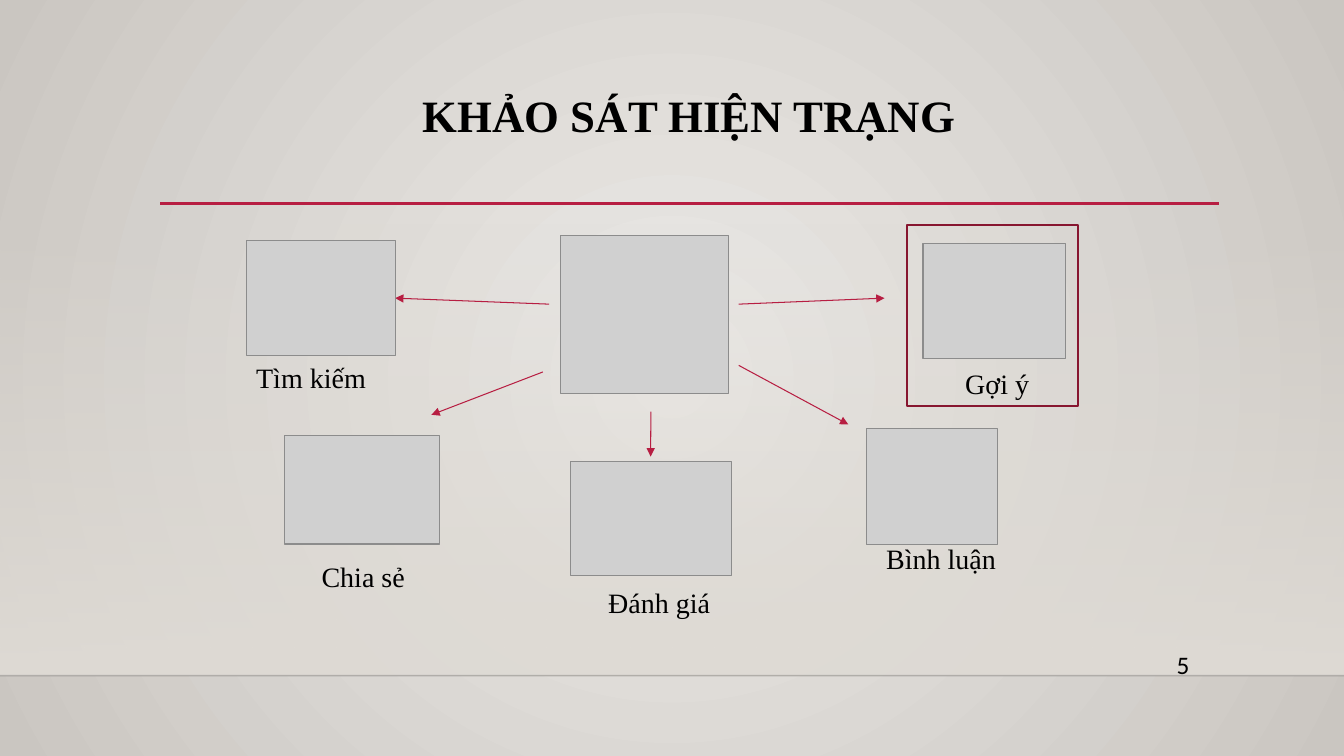
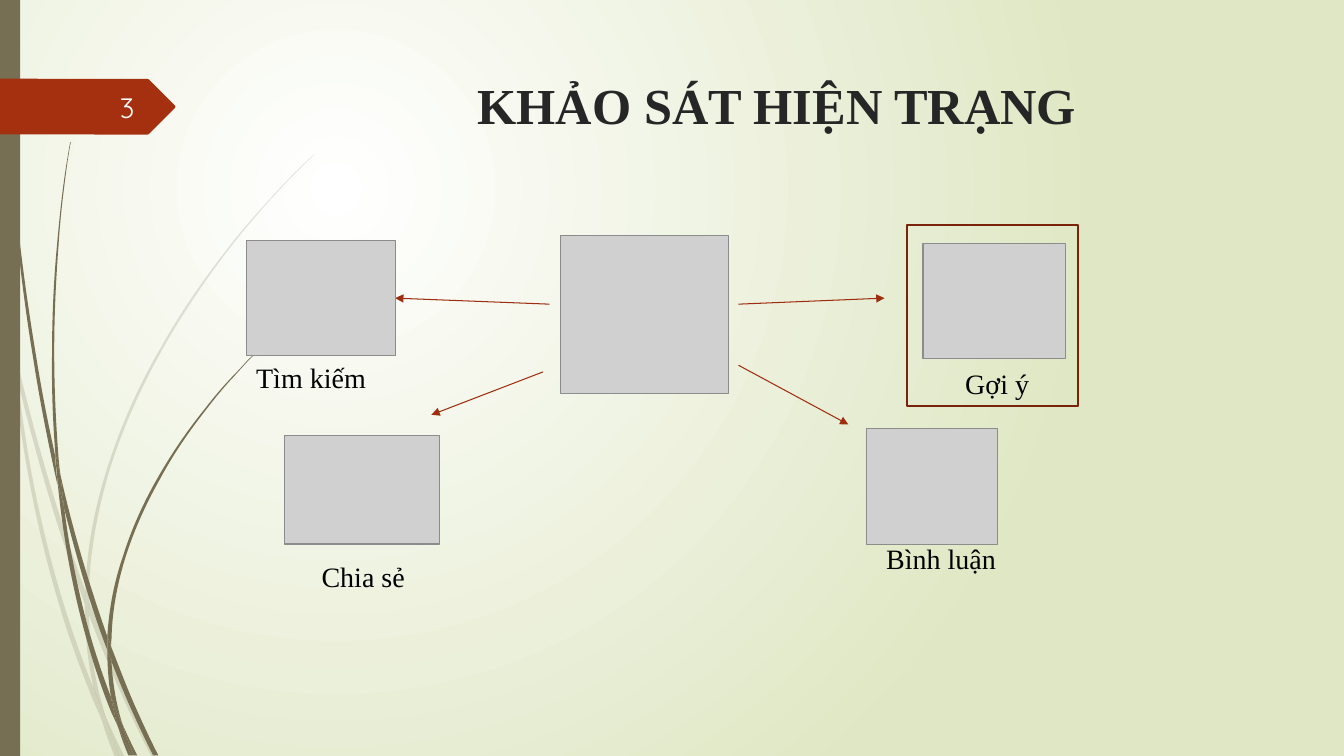
Before and after one commit to thecuong/timquanan, a slide deck: slide 3 of SlideThuyetTrinh.pptx (slide 6 before the commit). Drawn at 1344x756 pixels with LibreOffice and Linux fonts; fonts in the diff are those of the drawing; grey boxes stand for pictures; background and template pictures are left out. Boxes give left, top, right and bottom in pixels: in the first picture for what was removed or moved away, otherwise in the second. Text is boxed around its words. In the diff, an @@ line names an element or a change of style, - is before the commit and + after.

```diff
--- a/SlideThuyetTrinh.pptx
+++ b/SlideThuyetTrinh.pptx
@@ background gradient #ECEAE7 to #CAC7C1 to gradient #FFFFFF to #DFE8C4 @@
@@ rectangle added at [0,0,20,756], fill #766F54 @@
@@ freeform shape added at [0,79,175,134], fill #A53010 @@
@@ title "KHẢO SÁT HIỆN TRẠNG": place and size @@
-title "KHẢO SÁT HIỆN TRẠNG" at [423,98,955,141]
+title "KHẢO SÁT HIỆN TRẠNG" at [478,84,1076,134]
@@ title "KHẢO SÁT HIỆN TRẠNG" at [478,84,1076,134]: size 32 to 36 pt, text colour #000000 to #262626; line spacing 0.9 to 1 @@
@@ page number added at [120,98,135,119], 20 pt, text #FEFFFF @@
+3
@@ line removed from (160, 204) to (1220, 204) @@
@@ rectangle removed at [0,223,1344,676] @@
@@ rectangle at [907,225,1078,406]: outline #871631 1.25 pt to #7A240C 1.25 pt @@
@@ arrow (549, 304) - (395, 298): stroke #B71E42 0.75 pt to #9E2E0F 0.75 pt @@
@@ arrow (739, 304) - (885, 298): stroke #B71E42 0.75 pt to #9E2E0F 0.75 pt @@
@@ arrow (543, 372) - (432, 414): stroke #B71E42 0.75 pt to #9E2E0F 0.75 pt @@
@@ arrow (739, 366) - (849, 424): stroke #B71E42 0.75 pt to #9E2E0F 0.75 pt @@
@@ arrow removed from (651, 411) to (650, 457) @@
@@ picture removed at [571,462,732,576] @@
@@ text removed at [608,593,710,619] @@
-Đánh giá
@@ text removed at [1177,658,1190,674] @@
-5
@@ line removed from (0, 676) to (1344, 676) @@
@@ group added at [0,154,315,756]: 10 freeform shapes @@
@@ group added at [3,0,262,756]: 12 freeform shapes @@
```
Also in this commit, not shown: 12 other slides changed, 3 slides added, 1 slide removed, 2 other files.
